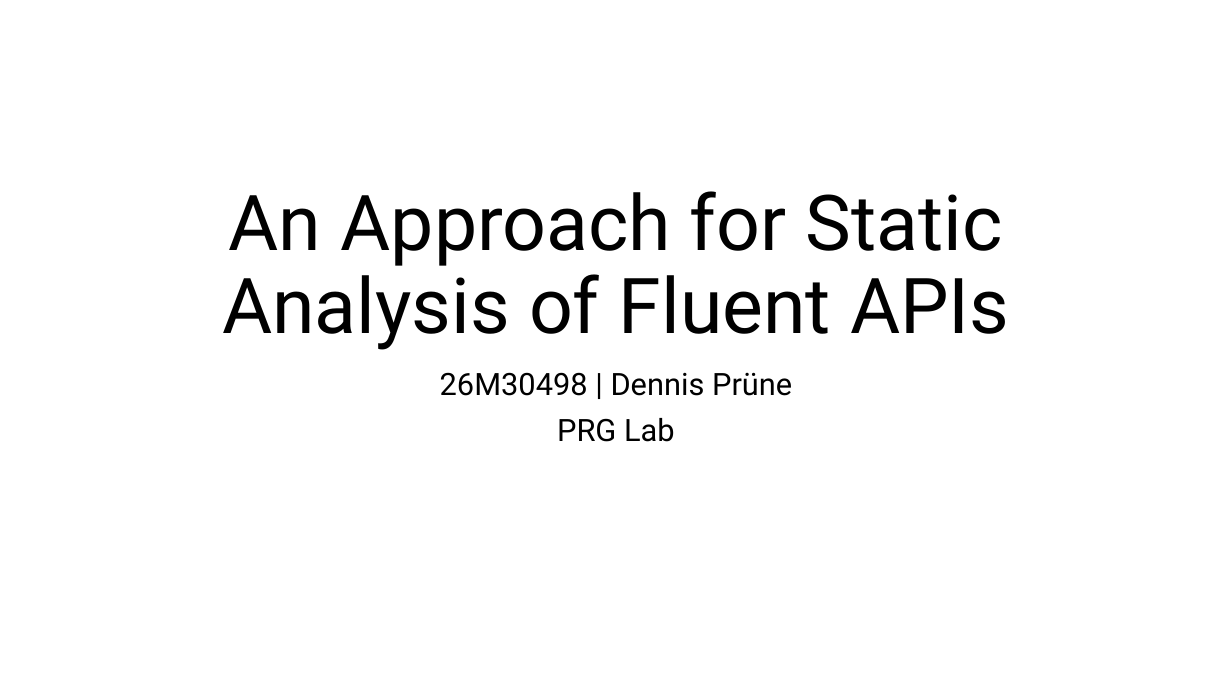
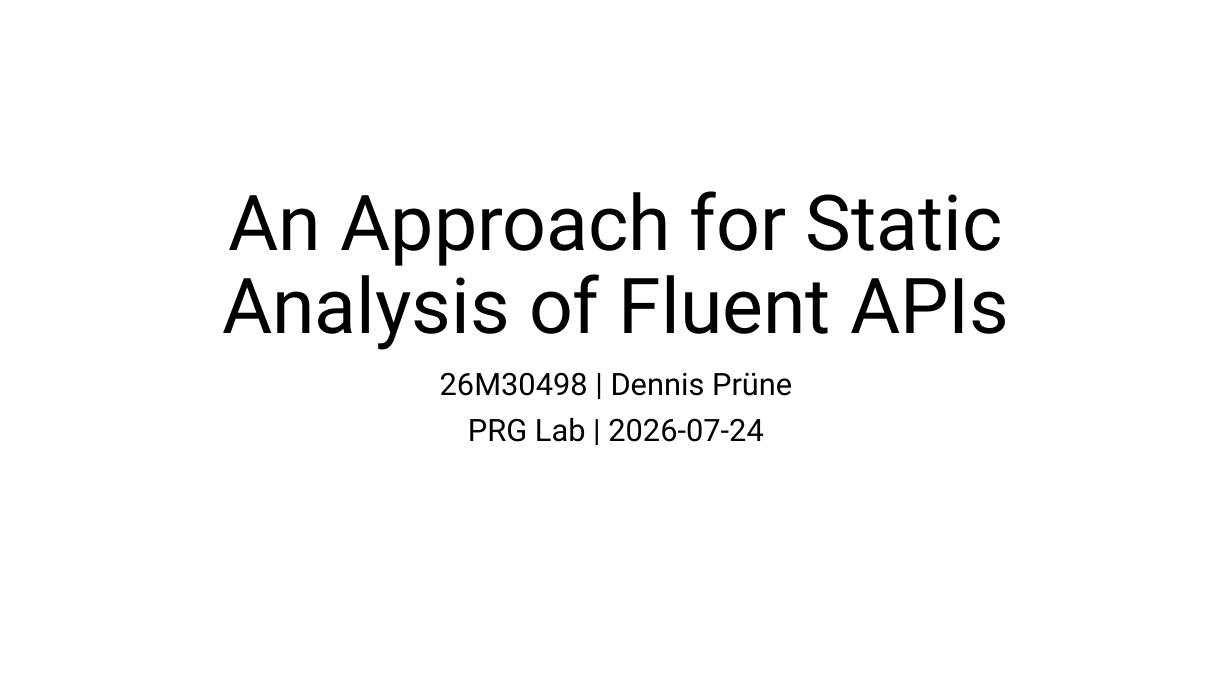
Before and after one commit to prg-titech/safe-fluent-dsls, a slide deck: slide 1 of concept/SeminarPresentation26Q2.pptx. Drawn at 1232x693 pixels with LibreOffice and Linux fonts; fonts in the diff are those of the drawing. Boxes give left, top, right and bottom in pixels: in the first picture for what was removed or moved away, otherwise in the second. Text is boxed around its words. In the diff, an @@ line names an element or a change of style, - is before the commit and + after.

Commit message:
last update to presentation

```diff
--- a/concept/SeminarPresentation26Q2.pptx
+++ b/concept/SeminarPresentation26Q2.pptx
@@ subtitle at bbox=[468, 418, 764, 442]: text changed @@
-PRG Lab
+PRG Lab | 2026-07-24
```
